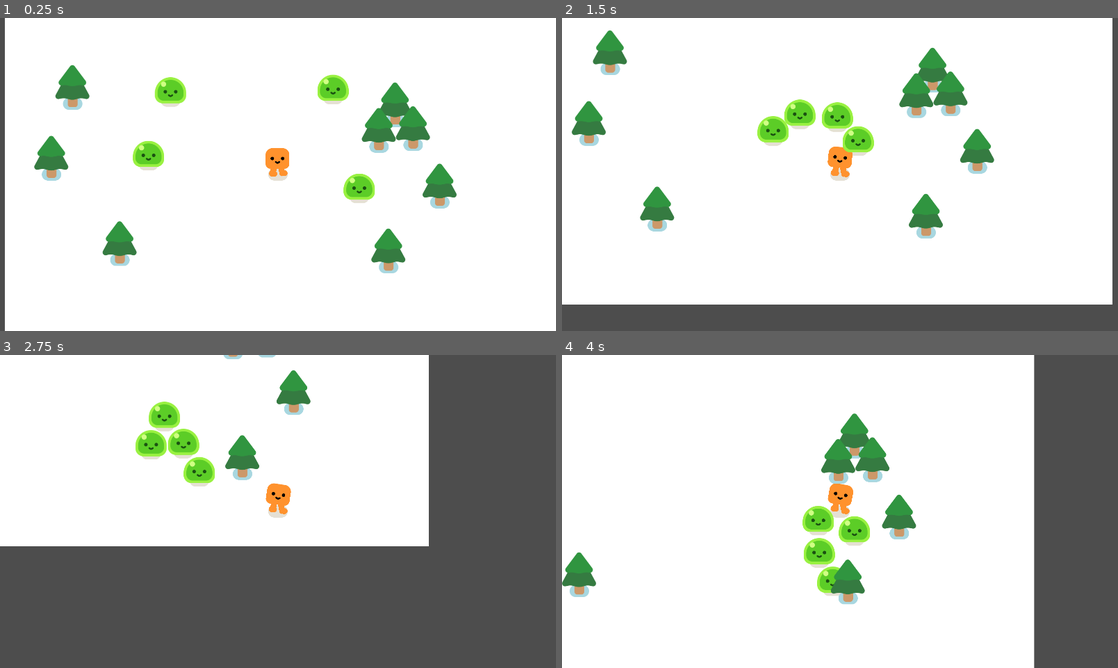
Above: before the commit, frames 1-4 (two rows, left to right).
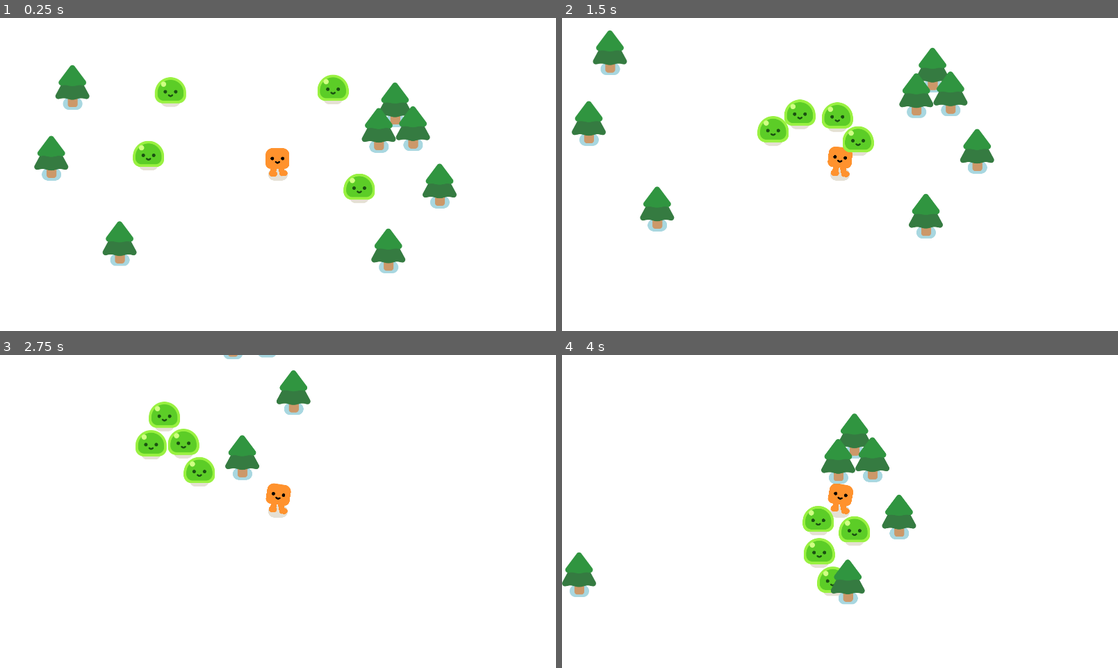
Above: after the commit, the same moments.

Repository: zzhouj/first_2d_game_from_zero
Game: Godot game, scene res://game.tscn
Same seed, same stepped clock (60 frames per second), same inputs: the game is played once before the commit and once after it.
Inputs:
- Up to frame 1 (0.25 s): no input
- Up to frame 2 (1.5 s): hold D (move_right) 0.53-1.28 s; hold S (move_down) from 1.28 s (still down)
- Up to frame 3 (2.75 s): release S (move_down) at 2.03 s; hold D (move_right) from 2.03 s (still down)
- Up to frame 4 (4 s): release D (move_right) at 2.78 s; hold W (move_up) 2.78-3.53 s; hold A (move_left) from 3.53 s (still down)

The runs differ from the first frame. In frame 1, 0.9% of the frame differs, in the area x 0-1%, y 0-100%; in frame 2, 9.4%; in frame 3, 53%, in the area x 0-100%, y 0-100%; in frame 4, 15%.

Commit message:
view follow player

Diff:
--- a/game.tscn
+++ b/game.tscn
@@ -9,7 +9,6 @@
 
 [node name="CanvasLayer" type="CanvasLayer" parent="."]
 layer = -30
-follow_viewport_enabled = true
 
 [node name="ColorRect" type="ColorRect" parent="CanvasLayer"]
 offset_right = 1968.0
